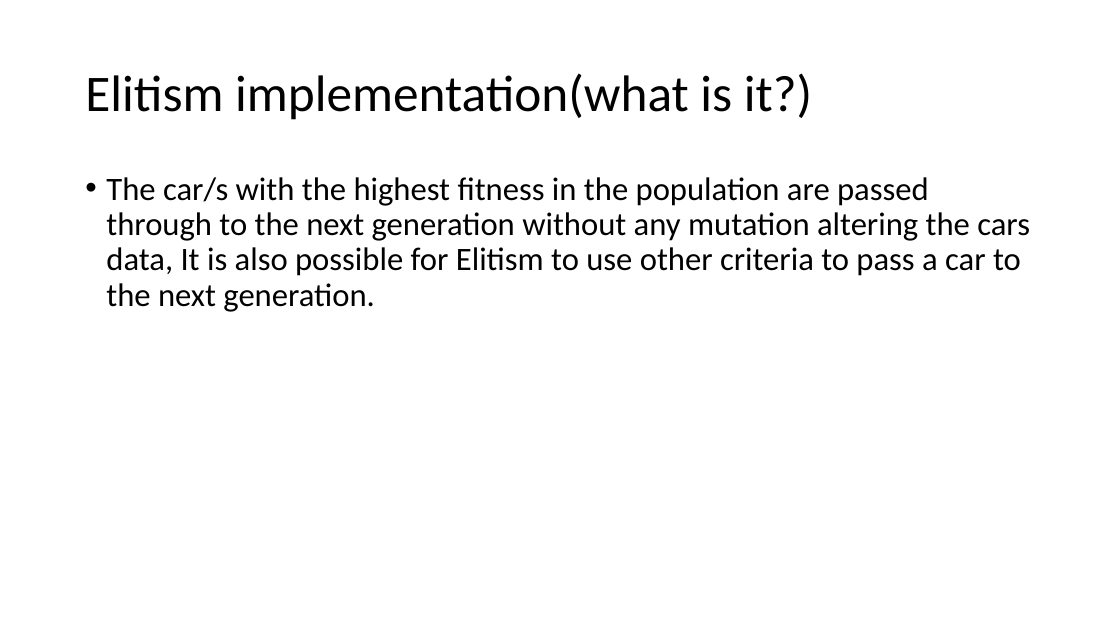
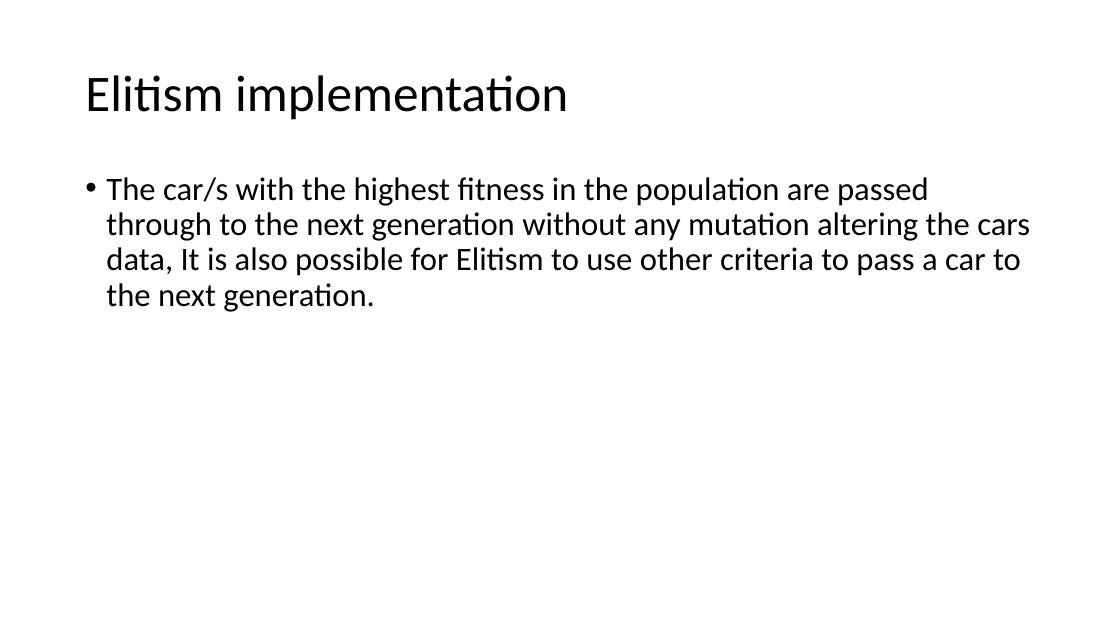
Before and after one commit to jonster100/Dissertation-, a slide deck: slide 7 of Documentation/Genetic-Cars-Simulation-presentation.odp. Drawn at 1120x630 pixels with LibreOffice and Linux fonts; fonts in the diff are those of the drawing. Boxes give left, top, right and bottom in pixels: in the first picture for what was removed or moved away, otherwise in the second. Text is boxed around its words. In the diff, an @@ line names an element or a change of style, - is before the commit and + after.

```diff
--- a/Documentation/Genetic-Cars-Simulation-presentation.odp
+++ b/Documentation/Genetic-Cars-Simulation-presentation.odp
@@ title at [85, 75, 568, 120]: text changed @@
-Elitism implementation(what is it?)
+Elitism implementation
```
Also in this commit, not shown: 6 other slides changed, 12 other files.
